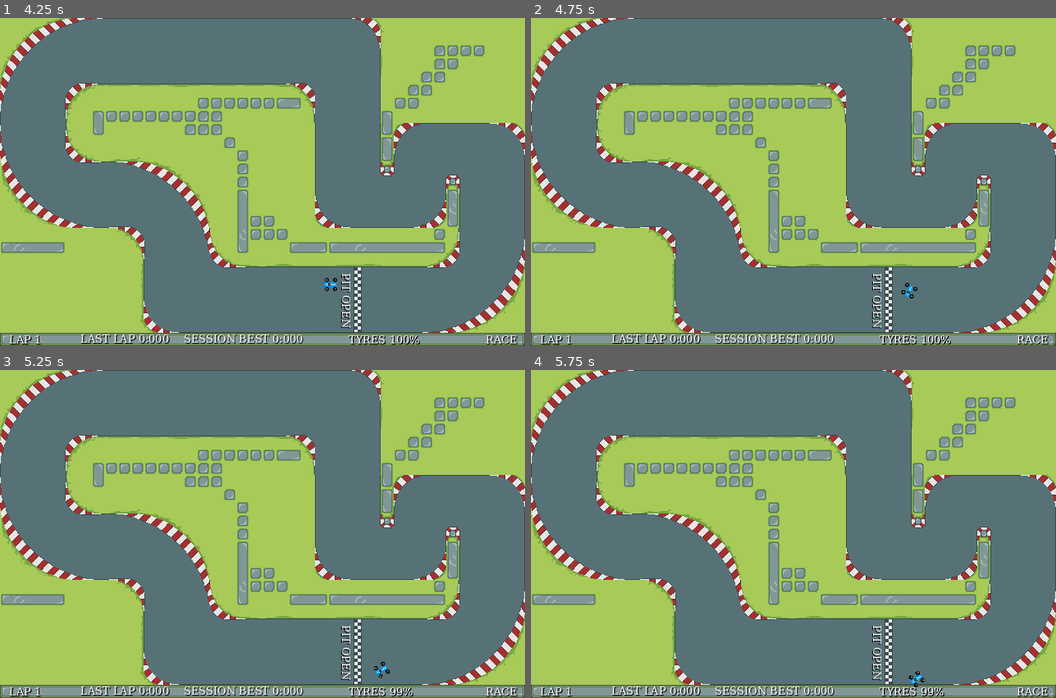
Above: before the commit, frames 1-4 (two rows, left to right).
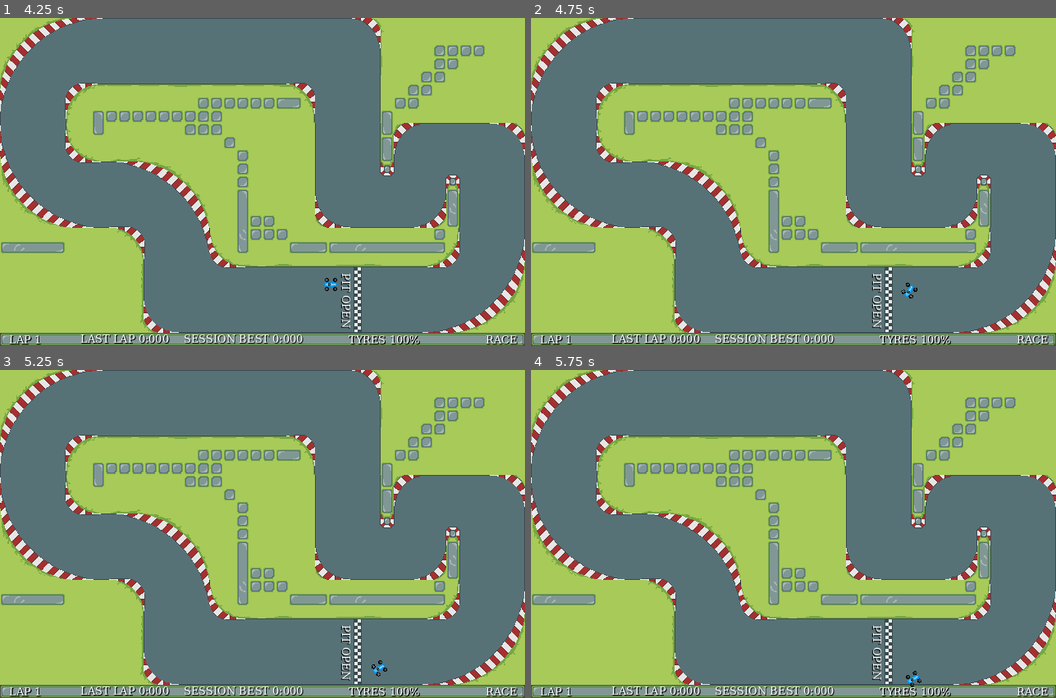
Above: after the commit, the same moments.

Repository: itjope/slide-on-slicks
Game: Godot game, scene res://world.tscn
Same seed, same stepped clock (60 frames per second), same inputs: the game is played once before the commit and once after it.
Inputs:
- Up to frame 1 (4.25 s): tap Enter (enter) at 0.5, 2.1, 2.75 s; hold Right (steerRight) 0.53-1.25 s; hold Down (break) 0.53-1.25 s; click "Host" at 1.25 s; tap Space (kryckan) at 2 s; hold Left (steerLeft) 2.03-2.78 s; hold Right (steerRight) 2.78-3.53 s; hold Space (kryckan) 2.78-3.53 s; hold Up (accelerate) from 3.53 s (still down); tap P (togglePit) at 3.6 s
- Up to frame 2 (4.75 s): release Up (accelerate) at 4.28 s; hold Left (steerLeft) from 4.28 s (still down); hold Down (break) from 4.28 s (still down)
- Up to frame 3 (5.25 s): keep holding Left (steerLeft); release Down (break) at 5.03 s; tap Enter (enter) at 5.1 s
- Up to frame 4 (5.75 s): keep holding Left (steerLeft)

Frame 1 is identical in both runs. In frame 2, less than 0.1% of the frame differs, in the area x 70-74%, y 80-86%; in frame 3, 0.2%; in frame 4, 0.2%, in the area x 71-80%, y 91-100%.

Commit message:
Update tyre model to handle wet conditions

Diff:
--- a/car.gd
+++ b/car.gd
@@ -15,9 +15,9 @@
 var max_speed = 1000
 var max_speed_reverse = 300
 var slip_speed = 190
-var tyre_wear_factors = [0.99990, 0.99993, 0.99995, 0.999]
-var fast_tractions_by_tyre = [0.0027, 0.0025, 0.0022, 0.001]
-var slow_tractions_by_tyre = [0.025, 0.022, 0.020, 0.010]
+var tyre_wear_factors = [0.99990, 0.99995, 0.99999, 0.999]
+var fast_tractions_by_tyre = [0.0027, 0.0025, 0.0022, 0.0020]
+var slow_tractions_by_tyre = [0.025, 0.022, 0.020, 0.018]
 
 var tyre_wear_factor = 1
 #var initial_traction_fast = 0.0025
@@ -83,15 +83,25 @@
 
 func update_tyre(tyre):
 	current_tyre = tyre
-	tyre_wear_factor = tyre_wear_factors[tyre]
-	traction_fast = fast_tractions_by_tyre[tyre]
-	traction_slow = slow_tractions_by_tyre[tyre]
+	if current_weather == weather_conditons.RAIN or current_weather == weather_conditons.WET:
+		if tyre == tyre_types.WET:
+			traction_fast = fast_tractions_by_tyre[tyre]
+			traction_slow = slow_tractions_by_tyre[tyre]
+		else:
+			traction_fast = 0.00004
+			traction_slow = 0.0004
+	else:
+		tyre_wear_factor = tyre_wear_factors[tyre]
+		traction_fast = fast_tractions_by_tyre[tyre]
+		traction_slow = slow_tractions_by_tyre[tyre]
 
 func update_weather(weather):
 	current_weather = weather
 	if surface == surfaces.TARMAC:
 		emit_water_left = true
 		emit_water_right = true
+
+	update_tyre(current_tyre)
 
 func _input(event):
 	if event.is_pressed() && event.as_text() == "N":
@@ -125,12 +135,12 @@
 		steering_angle = steering_angle_during_acceleration
 		acceleration = transform.x * engine_power
 
-	else:
+	#else:
 		audio_player.set_pitch_scale(max(0.2, audio_player.get_pitch_scale() - 0.02))
-		if steering_angle < steering_angle_default:
-			steering_angle = steering_angle + 0.3
-		else:
-			steering_angle = steering_angle_default
+		#if steering_angle < steering_angle_default:
+		#	steering_angle = steering_angle + 0.3
+		#else:
+		#	steering_angle = steering_angle_default
 
 	if Input.is_action_pressed("break"):
 		acceleration = transform.x * braking
@@ -168,8 +178,9 @@
 	steer_direction = turn * deg_to_rad(steering_angle)
 
 func calculate_turn():
-	traction_fast = traction_fast * tyre_wear_factor
-	traction_slow = traction_slow * tyre_wear_factor
+	if not current_weather == weather_conditons.RAIN and not current_weather == weather_conditons.WET:
+		traction_fast = traction_fast * tyre_wear_factor
+		traction_slow = traction_slow * tyre_wear_factor
 
 	var car_speed = velocity.length()
 	if car_speed > max_speed:
@@ -242,6 +253,7 @@
 	await get_tree().create_timer(2).timeout
 	race_state = race_states.STARTED
 
+
 func _process(delta):
 	if velocity.length() > 10:
 		var animationSpeed  = min(velocity.length() / 200, 1)
--- a/world.gd
+++ b/world.gd
@@ -11,14 +11,13 @@
 @onready var tracksNode = $tracks
 #@onready var trackNode = $tracks/track1
 @onready var raceInfoNode = $RaceInfo
-@onready var canvasModulate = $CanvasModulate
 @onready var raceCompleted = $RaceCompleted
 @onready var raceCompletedGrid = $RaceCompleted/PanelContainer/MarginContainer/VBoxContainer/GridContainerRace
 @onready var championshipGrid = $RaceCompleted/PanelContainer/MarginContainer/VBoxContainer/GridContainerChampionship
 @onready var race_settings = $RaceSettings
 @onready var pit_wrapper = $PitWrapper
 @onready var rain_puddles = $RainPuddles
-@onready var rain_canvas = $RainCanvas
+@onready var sun_canvas = $SunCanvas
 
 # Race settings meny
 @onready var raceMenu = $RaceSettings/RaceMenu
@@ -96,6 +95,7 @@
 
 func pit_completed(tyre_type):
 	pit_node.visible = false
+	sun_canvas.visible = true
 	toggle_pit()
 
 	for player in networkNode.get_children():
@@ -124,6 +124,7 @@
 	raceInfoNode.lap_completed(player_nick)
 	if pit_is_open:
 		pit_node.visible = true
+		sun_canvas.visible = false
 		for player in networkNode.get_children():
 			player.enter_pit()
 
@@ -165,13 +166,6 @@
 
 	if current_weather == weather_conditons.RAIN:
 		rain_puddles.amount = 100
-
-
-func _input(event):
-	if (mainMenu.visible): return
-
-	if event.is_pressed() && event.as_text() == "N":
-		canvasModulate.visible = !canvasModulate.visible
 
 func _on_host_button_pressed():
 	if playerNameEntry.text == "":
@@ -203,17 +197,17 @@
 
 	if current_weather == weather_conditons.LIGHTRAIN:
 		rain_tween = get_tree().create_tween()
-		rain_tween.tween_property(rain_canvas, "color", Color(0.834, 0.899, 0.994, 0.92), 3)
+		rain_tween.tween_property(sun_canvas, "color", Color(0.834, 0.899, 0.994, 0.92), 3)
 		rain_tween.play()
 
 	if current_weather == weather_conditons.RAIN:
 		rain_tween = get_tree().create_tween()
-		rain_tween.tween_property(rain_canvas, "color", Color(0.671, 0.8, 0.988, 0.929), 3)
+		rain_tween.tween_property(sun_canvas, "color", Color(0.671, 0.8, 0.988, 0.929), 3)
 		rain_tween.play()
 
 	if current_weather == weather_conditons.WET:
 		rain_tween = get_tree().create_tween()
-		rain_tween.tween_property(rain_canvas, "color", Color.WHITE, 3)
+		rain_tween.tween_property(sun_canvas, "color", Color.WHITE, 3)
 		rain_tween.play()
 
 @rpc("any_peer")
@@ -230,8 +224,12 @@
 
 func set_weather_timeout():
 	weather_shift_timer.stop()
-	var from = 2 #seconds
-	var to = 10 #seconds
+	var from = 2 * 60 #minutes
+	var to = 10 * 60 #minutes
+
+	if current_weather == weather_conditons.WET:
+		from = 1 * 60 #minutes
+		to = 3  * 60 #minutes
 	var next_weather_in = randi() % (to - from + 1) + from
 	weather_shift_timer.wait_time = next_weather_in
 	weather_shift_timer.start()
--- a/world.tscn
+++ b/world.tscn
@@ -268,11 +268,7 @@
 
 [node name="Network" type="Node" parent="."]
 
-[node name="CanvasModulate" type="CanvasModulate" parent="."]
-visible = false
-color = Color(0.113725, 0.392157, 0.776471, 1)
-
-[node name="RainCanvas" type="CanvasModulate" parent="."]
+[node name="SunCanvas" type="CanvasModulate" parent="."]
 
 [node name="tracks" type="Node2D" parent="."]
 
